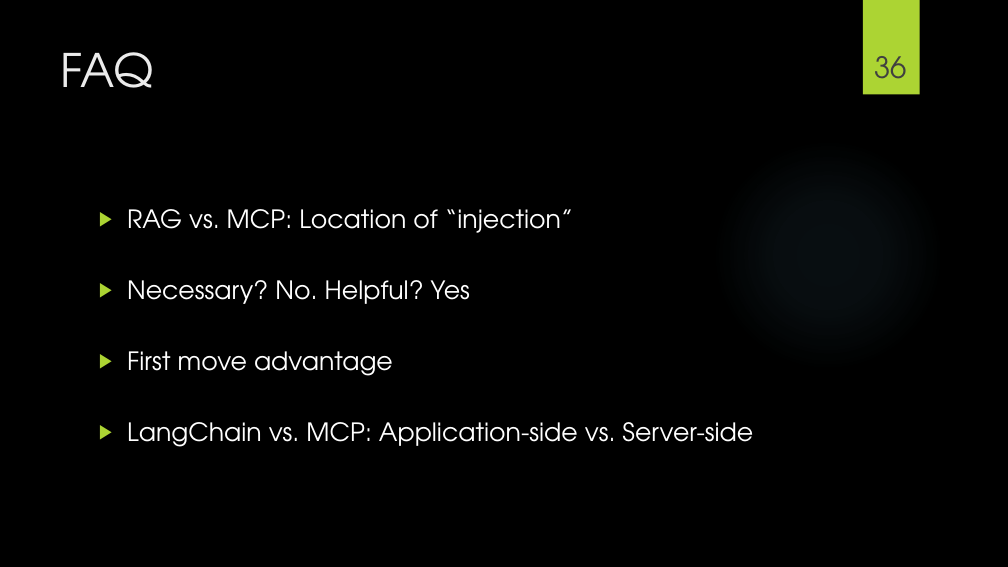
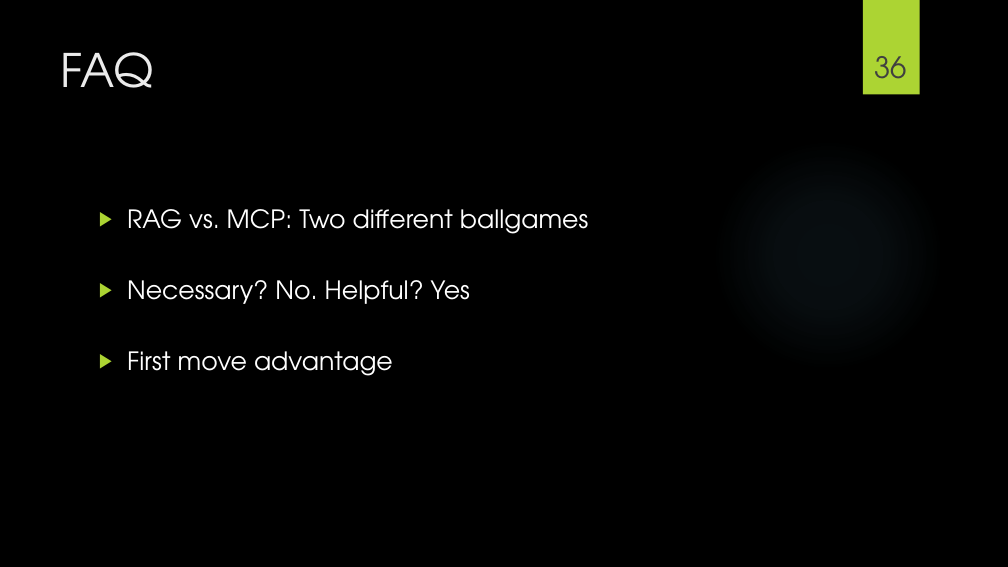
Before and after one commit to frank113/mcp_nycr_demo, a slide deck: slide 36 of slides/mcp_slides.pptx. Drawn at 1008x567 pixels with LibreOffice and Linux fonts; fonts in the diff are those of the drawing; background and template pictures are left out. Boxes give left, top, right and bottom in pixels: in the first picture for what was removed or moved away, otherwise in the second. Text is boxed around its words. In the diff, an @@ line names an element or a change of style, - is before the commit and + after.

```diff
--- a/slides/mcp_slides.pptx
+++ b/slides/mcp_slides.pptx
@@ text at [127,209,588,234]: text changed @@
-▶ RAG vs. MCP: Location of “injection”
+▶ RAG vs. MCP: Two different ballgames
@@ text at [127,422,753,447]: paragraph removed @@
-▶ LangChain vs. MCP: Application-side vs. Server-side
```
Also in this commit, not shown: 1 other slide changed.
